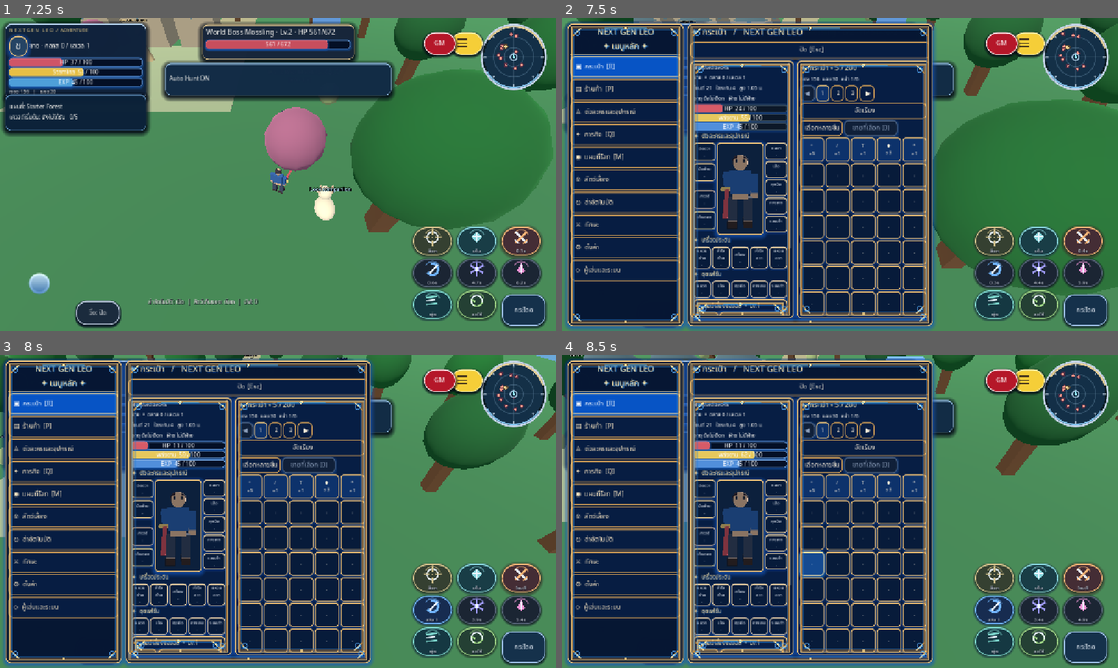
Above: before the commit, frames 1-4 (two rows, left to right).
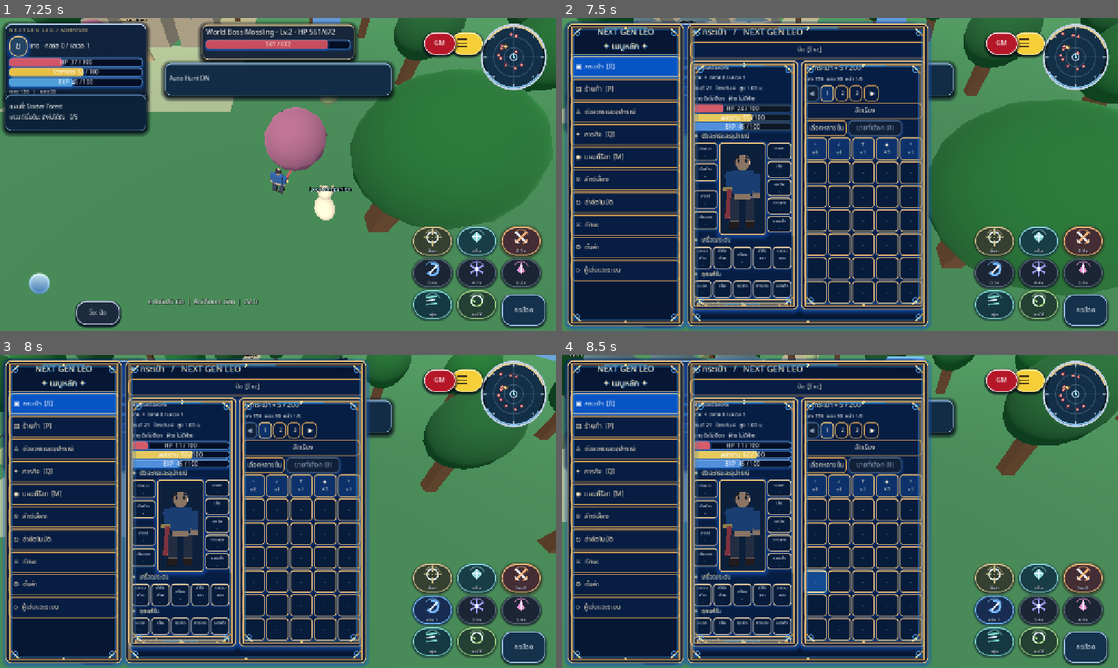
Above: after the commit, the same moments.

Repository: redfullmoon209-debug/NexTgenLeo
Game: Godot game, scene res://scenes/main.tscn
Two runs of this game, one before a commit and one after it. Both use one fixed random seed, a clock stepped at 60 frames per second and the inputs below.
Inputs (mouse positions are in pixels of both pictures, inside the frame that each line leads up to):
- Up to frame 1 (7.25 s): click "กระโดด" at 0.5 s; tap Enter at 1.25 s; move the mouse to (400, 158) at 1.27 s; hold D 1.28-2 s; tap Tab at 1.35 s; click (400, 158) at 1.42 s; tap Space at 1.52, 4.52 s; drag from (166, 190) to (250, 237) at 2.02 s; move the mouse to (333, 105) at 2.77 s; hold D 2.78-3.5 s; tap 1 at 2.85 s; drag from (250, 237) to (111, 127) at 3.52 s; move the mouse to (444, 221) at 4.27 s; hold A 4.28-5 s; tap 3 at 4.35 s; drag from (111, 127) to (194, 96) at 5.02 s; move the mouse to (305, 174) at 5.77 s; hold S 5.78-6.5 s; tap H at 5.85 s; click (305, 174) at 5.92 s; drag from (194, 96) to (166, 190) at 6.52 s
- Up to frame 2 (7.5 s): move the mouse to (962, 158) at 7.27 s; hold W from 7.28 s (still down); tap B at 7.35 s
- Up to frame 3 (8 s): keep holding W; tap Space at 7.52 s
- Up to frame 4 (8.5 s): release W at 8 s; drag from (728, 527) to (812, 574) at 8.02 s

Frame 1 is identical in both runs. In frame 2, 15% of the frame differs, in the area x 23-68%, y 1-100%; in frame 3, 15%; in frame 4, 16%.

Commit message:
Inset five-column cells inside ornate frame without resizing 19 equipment slots

Diff:
--- a/scripts/gameplay.gd
+++ b/scripts/gameplay.gd
@@ -1868,7 +1868,10 @@
 	# sizing the right grid. The old estimate subtracted 300px and clipped cells.
 	var grid_width: float = maxf(180.0, (panel.size.x - 263.0) if wide else (panel.size.x - 28.0))
 	var grid_columns: int = clampi(int(grid_width / 52.0), 3, 5)
-	var slot_side: float = clampf(floorf((grid_width - float(grid_columns - 1) * 3.0) / float(grid_columns)), 40.0, 62.0)
+	# Keep five crisp cells inside the real 555px workspace after gold borders.
+	# Extra inset is needed only in horizontal two-pane mode.
+	var side_inset: float = 4.0 if wide else 0.0
+	var slot_side: float = clampf(floorf((grid_width - float(grid_columns - 1) * 3.0) / float(grid_columns)) - side_inset, 40.0, 62.0)
 	var usable_height: float = maxf(140.0, panel.size.y - (235.0 if panel == bag_dock_panel else 269.0))
 	var grid_rows: int = clampi(int(usable_height / (slot_side + 3.0)), 3, 12)
 	bag_page_size = clampi(grid_columns * grid_rows, grid_columns * 3, 100)
